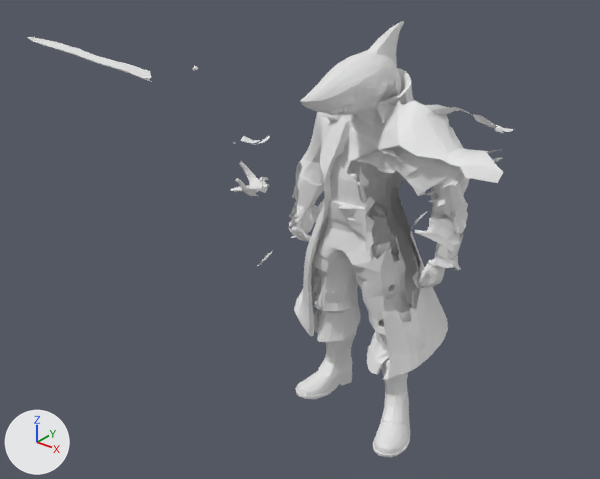
The glTF model unity/Tools~/models/heroes_hd/SB_Hero_lazlo_HD.glb as it was, and as the next commit left it.
One viewpoint serves both versions: a 50 mm lens placed at (2.04, -2.75, 2.55), pointed at (-0.2, 0.06, 0.81). Every picture has the same lights, and +X, +Y and +Z are marked at lower left. The older version comes first. Vertices at exactly the same position are counted once.

In view in the first picture: 'SB_Hero_lazlo'.
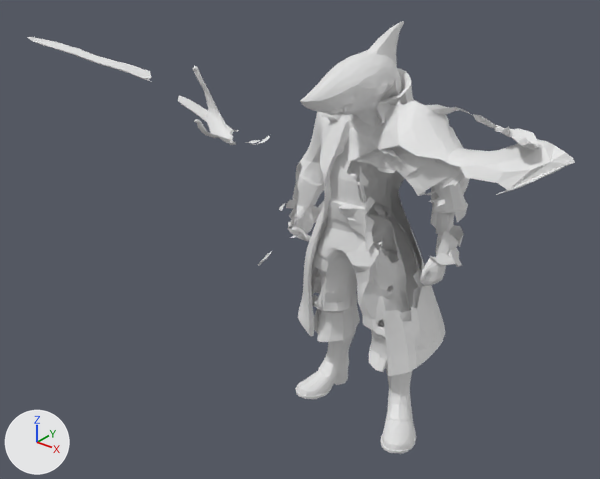
Boxes (x1, y1, x2, y2) around the edits, measured in the pictures (600 x 479 px; the box of a moved part takes in the faces that stretch with it):
'SB_Hero_lazlo', reshaped (12% wider)
    before: (27, 21, 514, 457)
    after: (27, 21, 575, 453)
part 1 of me_geometry_0, deleted
    before: (231, 160, 270, 197)
part 2 of me_geometry_0, deleted
    before: (452, 203, 468, 233)
part 3 of me_geometry_0, deleted
    before: (415, 211, 460, 255)
part 4 of me_geometry_0, moved or reshaped
    before: (240, 136, 461, 457)
    after: (178, 70, 462, 453)
part 5 of me_geometry_0, added
    after: (487, 126, 575, 195)

What the commit changed:
me_geometry_0 is used by ob_sb_hero_lazlo; location (0.0, 0.0, 0.0).
me_geometry_0 had 8971 vertices, 17270 faces and spanned x -1.66..0.85, y -0.4..0.48, z -0.02..1.85.
me_geometry_0 now has 8973 vertices, 17345 faces and spans x -1.66..1.05, y -0.4..0.46, z -0.03..1.85.
me_geometry_0 part 1: the loose piece of 185 vertices spanning x -0.6..-0.38, y -0.09..0.12, z 0.98..1.13 is deleted.
me_geometry_0 part 2: the loose piece of 82 vertices spanning x 0.6..0.66, y -0.03..0.13, z 1.11..1.21 is deleted.
me_geometry_0 part 3: the loose piece of 67 vertices spanning x 0.49..0.65, y -0.09..0.17, z 1.01..1.16 is deleted.
me_geometry_0 part 4: 1304 vertices moved from x -0.39..0.61, y -0.14..0.48, z -0.02..1.12 to x -0.39..0.6, y -0.1..0.46, z -0.01..1.12; 1395 vertices removed from x -0.58..0.61, y -0.17..0.43, z -0.02..1.24; 1591 vertices added at x -0.96..0.61, y -0.14..0.41, z -0.03..1.49.
me_geometry_0 part 5: 151 vertices added at x 0.76..1.05, y -0.09..0.16, z 1.36..1.6.
Other edits to the shape of me_geometry_0 do not show in these pictures.
